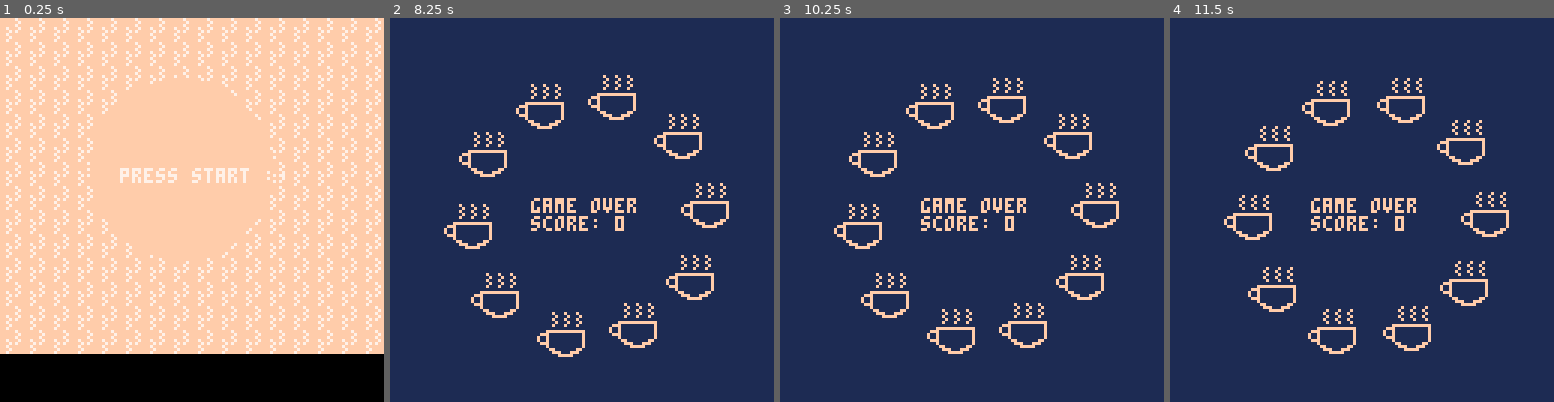
Above: before the commit, frames 1-4 (left to right).
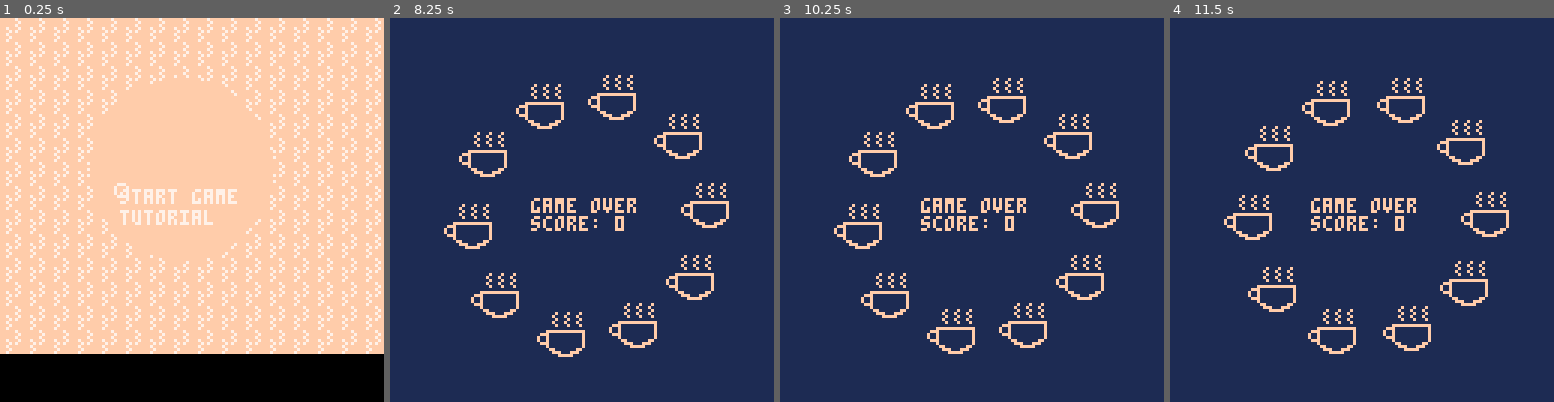
Above: after the commit, the same moments.

Repository: ianquill/brewbyte
Game: PICO-8 cartridge coffee_v09.p8
The game is run twice, just before and just after one commit, with the same random seed, the same clock (stepped at 60 frames per second) and the same inputs.
Inputs:
- Up to frame 1 (0.25 s): no input
- Up to frame 2 (8.25 s): tap X (X key) at 0.33, 1.07, 1.85, 2.97, 4.08, 5.2, 6.32, 7.43 s; hold Right 1.6-2.1 s; hold Up 2.15-2.42 s; hold Right 2.47-3.03 s; hold Left 3.08-3.58 s; hold Down 3.63-3.97 s; hold Right 4.02-4.68 s; hold Up 4.73-5.03 s; hold Left 5.08-5.68 s; hold Down 5.73-6.03 s; hold Right 6.08-6.58 s; hold Right 6.63-7.13 s; hold Up 7.18-7.45 s; hold Right 7.5-8.07 s; hold Left from 8.12 s (still down)
- Up to frame 3 (10.25 s): tap X (X key) at 8.55, 9.67 s; release Left at 8.62 s; hold Down 8.67-9 s; hold Right 9.05-9.72 s; hold Up 9.77-10.07 s; hold Left from 10.12 s (still down)
- Up to frame 4 (11.5 s): release Left at 10.72 s; hold Down 10.77-11.07 s; tap X (X key) at 10.78 s; hold Right from 11.12 s (still down)

The runs differ from the first frame. In frame 1, 1.7% of the frame differs, in the area x 29-75%, y 39-54%; in frame 2, 1.8%, in the area x 17-88%, y 14-81%; in frame 3, 1.8%; in frame 4, nothing differs.

Commit message:
starting tutorial

Diff:
--- a/coffee_v09.p8
+++ b/coffee_v09.p8
@@ -7,7 +7,7 @@
 --sound+music by @lydonmusic
 
 --changelog
----v09-changed screenshake to negative feedback for combos
+---v09-changed screenshake to negative feedback for combos,
 ---v08-gameover screen+
 ---v07-gameover+lives
 ---v06-newsfx+dialoguesystem
@@ -20,7 +20,7 @@
 
 
 ---main menu
-----multiple selections  (play, tutorial)
+----multiple selections  (play, tutorial) - DONE
 ---TUTORIAL
 
 --bugs
@@ -64,6 +64,15 @@
 		order_str="hello, i would like "..tones_str[order]
 	end
 end
+
+function activate_menu_selection()
+	if main_menu_selection==1 then
+		start_game()
+	elseif main_menu_selection==2 then
+		start_tutorial()
+	end
+end
+
 
 function activate_selection()
 	if machine_on==true then
@@ -291,10 +300,48 @@
 --yet to be implemented
 function start_tutorial()
 	gamemode="tutorial"
+	--various initializing, make sure you reset after returning from the menu? maybe that's just reset()
+
+	gameover=false
+	machine_on=false
+	filling=false
+	cup=false
+	max_lives=3
+	current_lives=max_lives
+	score=0
+	added_score={}
+	current_mult=1
+	last_mult=1
+	current_combo=0
+	customer_count=1
+	round=1
+	music(0)
+	bg=1
+	shake=0
+	warned=false
+	is_blnk=false
+	ice={}
+	coffee_height=0
+	coffee_maxheight=100
+	coffee_height_goal=0
+	flooded=false
+	t=0
+	order=flr(rnd(count(tones))) + 1
+	order_letter=0
+	order_str=""
+
+	timer=0
+	dialogue="~*hello*~\nwelcome to your new job\nplease turn on the machine."
+	dialogue_time=70
+	dialogue_status="dialogue"
+
+
 end
 
 function _init()
 	srand(rnd(1000))
+	main_menu_selection=1
+	main_menu_list={"start game","tutorial"}
 
 	gamemode="menu"
 	gameover=false
@@ -334,9 +381,6 @@
 	blnk=20
 	blnk_frames=5
 	is_blnk=false
-
---remember 0 doesn't exist in arrays here
-	sel_btn=0
 
 	ice={}
 
@@ -410,11 +454,15 @@
 
 	--dialogue system
 	if timer~=0 then
+		if gamemode =="tutorial" then
+			dialogue_status="dialogue"
+		end
 		if timer>=2 then
 			timer-=1
 		end
 
 		if timer==1 and dialogue_status=="dialogue" then
+
 			dialogue_status="order"
 			--reset timer(temp)
 			timer=order_time
@@ -468,18 +516,6 @@
 			timer=0
 		end
 
-		--cut content ;)
-			--if flooded
-		--check that there is an order
-		--generate one if not
-		--if dialogue_status=="dialogue" then
-			--if added_score[3]>=1 then
-				--added_score[3]-=1
-			--elseif added_score[3]==0 then
-				--added_score={}
-			--end
-		--end
-
 		if gameover==true then
 			gamemode="gameover"
 			music(-1)
@@ -489,110 +525,128 @@
 
 	end
 
-	--input
-	if btnp(➡️) then
-		blnk=blnk_frames-1
-		if machine_on then
-			sfx(26)
-		else
-			sfx(36)
-		end
-		sel_col+=1
-
-		if not buttons[sel_row][sel_col] then
-			sel_col=1
-		end
-		update_menu_position()
+	if gamemode=="game" or gamemode=="tutorial" then
+		--input
+		if btnp(➡️) then
+			blnk=blnk_frames-1
+			if machine_on then
+				sfx(26)
+			else
+				sfx(36)
+			end
+			sel_col+=1
+
+			if not buttons[sel_row][sel_col] then
+				sel_col=1
+			end
+			update_menu_position()
+		end
+
+		if btnp(⬅️) then
+			blnk=blnk_frames-1
+			if machine_on then
+				sfx(26)
+			else
+				sfx(36)
+			end
+			sel_col-=1
+
+			if not buttons[sel_row][sel_col] then
+				sel_col=count(buttons[sel_row])
+			end
+			update_menu_position()
+		end
+
+		if btnp(⬇️) then
+			blnk=blnk_frames-1
+			if machine_on then
+				sfx(26)
+			else
+				sfx(36)
+			end
+			sel_row+=1
+
+			if buttons[sel_row] then
+				if buttons[sel_row][sel_col] then
+					update_menu_position()
+					--break?
+				elseif buttons[sel_row][sel_col-1] then
+					sel_col-=1
+				end
+			else sel_row=1
+			end
+
+			update_menu_position()
+		end
+
+		if btnp(⬆️) then
+			blnk=blnk_frames-1
+			if machine_on then
+				sfx(26)
+			else
+				sfx(36)
+			end
+			sel_row-=1
+
+			if buttons[sel_row] then
+				if buttons[sel_row][sel_col] then
+					update_menu_position()
+				elseif buttons[sel_row][sel_col-1] then
+					sel_col-=1
+				end
+			else
+				sel_row=count(buttons)
+				if not buttons[sel_row][sel_col] then
+					sel_col-=1
+				end
+			end
+			update_menu_position()
+		end
+
+		if btnp(❎) then
+			activate_selection()
+		end
+
+		--update selection blinker
+		blnk-=1
+		if blnk<blnk_frames then
+			is_blnk=true
+		end
+		if blnk<0 then
+			is_blnk=false
+			blnk=20
+		end
+
+			t+=1
+		if t>=10 then
+			t=0
+		end
+
+		--smooth coffee level rise
+		if coffee_height_goal~=coffee_height then
+			coffee_height+=1
+		end
+	elseif gamemode=="menu" then
+		if btnp(❎) then
+
+			activate_menu_selection()
+
+		end
+		if btnp(⬇️) then
+			main_menu_selection -= 1
+			if main_menu_selection <=0 then
+				main_menu_selection=#main_menu_list
+			end
+		end
+		if btnp(⬆️) then
+			main_menu_selection += 1
+			if main_menu_selection>=#main_menu_list then
+				main_menu_selection=1
+			end
+		end
+
 	end
 
-	if btnp(⬅️) then
-		blnk=blnk_frames-1
-		if machine_on then
-			sfx(26)
-		else
-			sfx(36)
-		end
-		sel_col-=1
-
-		if not buttons[sel_row][sel_col] then
-			sel_col=count(buttons[sel_row])
-		end
-		update_menu_position()
-	end
-
-	if btnp(⬇️) then
-		blnk=blnk_frames-1
-		if machine_on then
-			sfx(26)
-		else
-			sfx(36)
-		end
-		sel_row+=1
-
-		if buttons[sel_row] then
-			if buttons[sel_row][sel_col] then
-				update_menu_position()
-				--break?
-			elseif buttons[sel_row][sel_col-1] then
-				sel_col-=1
-			end
-		else sel_row=1
-		end
-
-		update_menu_position()
-	end
-
-	if btnp(⬆️) then
-		blnk=blnk_frames-1
-		if machine_on then
-			sfx(26)
-		else
-			sfx(36)
-		end
-		sel_row-=1
-
-		if buttons[sel_row] then
-			if buttons[sel_row][sel_col] then
-				update_menu_position()
-			elseif buttons[sel_row][sel_col-1] then
-				sel_col-=1
-			end
-		else
-			sel_row=count(buttons)
-			if not buttons[sel_row][sel_col] then
-				sel_col-=1
-			end
-		end
-		update_menu_position()
-	end
-
-	if btnp(❎) then
-		if gamemode=="menu" then
-			start_game()
-		else
-		activate_selection()
-		end
-	end
-
-	--update selection blinker
-	blnk-=1
-	if blnk<blnk_frames then
-		is_blnk=true
-	end
-	if blnk<0 then
-		is_blnk=false
-		blnk=20
-	end
-
-		t+=1
-	if t>=10 then
-		t=0
-	end
-
-	--smooth coffee level rise
-	if coffee_height_goal~=coffee_height then
-		coffee_height+=1
-	end
 end
 
 function _draw()
@@ -606,7 +660,15 @@
 
 		map(16)
 		circfill(60,50,30,15)
-		print("press start :)",40,50,7)
+
+		for i=1,#main_menu_list do
+			print(main_menu_list[i],40,50+(i*7),7)
+			--draw indicator next to it
+			if i==main_menu_selection then
+				circ(40,50+i*7,2)
+			end
+		end
+
 		--print("tutorial")
 
 	elseif gamemode=="gameover" then
@@ -636,22 +698,14 @@
 			end
 
 
-	else
+	elseif gamemode=="game" or gamemode=="tutorial" then
 		cls(1)
 
-	--change if tutorial gamemode!!!
 		if not machine_on then
 			pal(15,2)
 		else
 			pal()
 		end
-
-		--flooded sprites-cut
-		if flooded then
-			--cls(4)
-			--spr(67,drnk_btmx,drnk_btmy+10,3,1)
-		end
-
 		map(0)
 
 		--current highlighted key blinker
@@ -670,15 +724,10 @@
 		end
 
 		--order text
-		if gamemode=="game" then
-
-			--if added_score~=0 then
-				--print(added_score[4],added_score[1],added_score[2])
-			--end
-
-
-		--draw order
-		--tempdisable
+		if gamemode=="game" or gamemode=="tutorial" then
+
+			--draw order
+			--tempdisable
 			if dialogue_status=="dialogue" then
 				order_str=dialogue
 			else
@@ -709,20 +753,10 @@
 			print("round:"..round,2,120,15)
 			print("lives:"..current_lives,90,120,15)
 
-
-
 	end
 
 
 
-end
-
-function draw_legend()
-	for legend_y=100,20,-5 do
-		fillp(tones[1])
-		rectfill(5,legend_y,10,legend_y,15)
-		fillp()
-	end
 end
 
 function draw_container()
